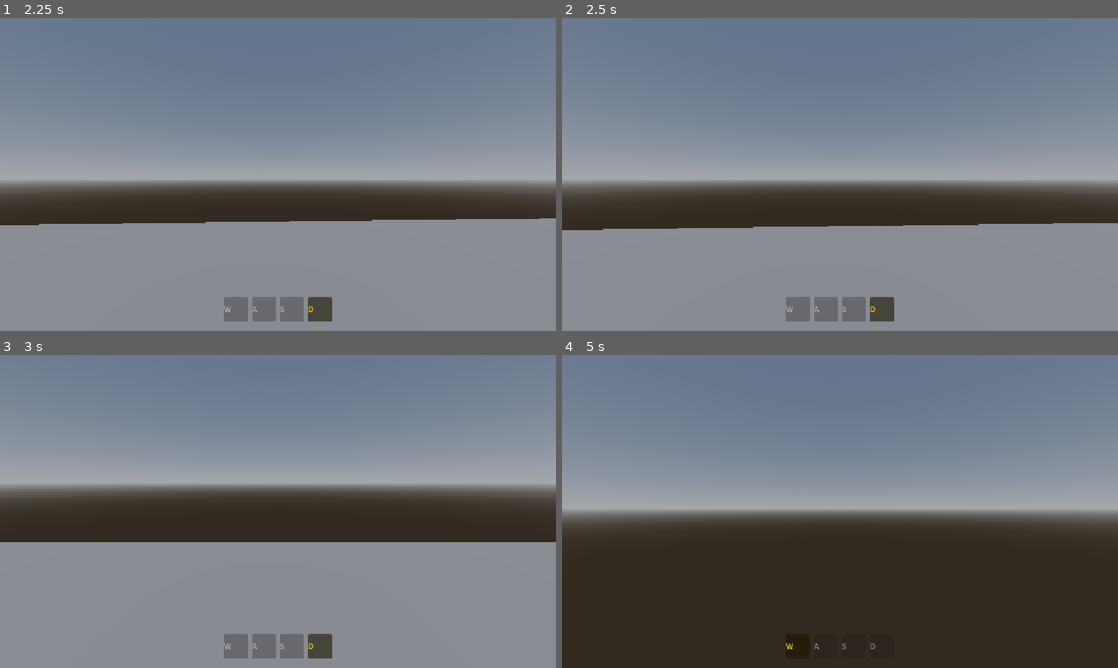
Above: before the commit, frames 1-4 (two rows, left to right).
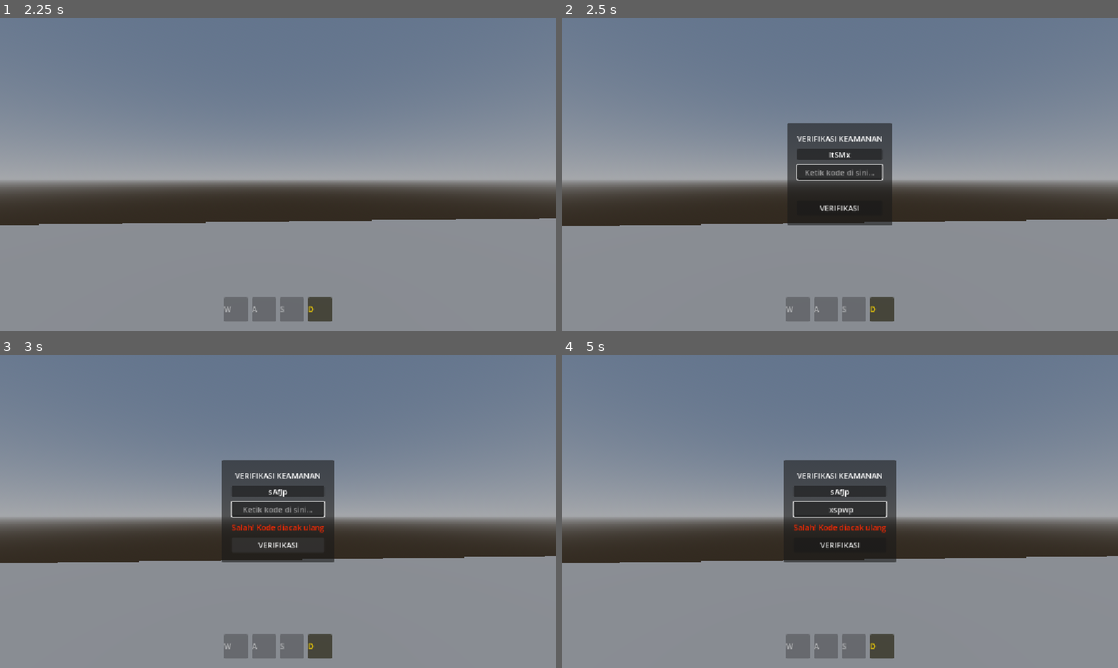
Above: after the commit, the same moments.

Repository: Fahmi-mi/my-first-rpg
Game: Godot game, scene res://src/world/test_world.tscn
The game is run twice, just before and just after one commit, with the same random seed, the same clock (stepped at 60 frames per second) and the same inputs. The project has no main scene, so this scene is started directly.
Inputs (mouse positions are in pixels of both pictures, inside the frame that each line leads up to):
- Up to frame 1 (2.25 s): tap Enter at 0.5 s; move the mouse to (305, 174) at 0.52 s; hold P (interact, bound only after the commit) 0.53-1.28 s; hold X (move_forward) from 0.53 s (still down); tap Shift (jump) at 0.77, 1.52 s; move the mouse to (250, 174) at 1.27 s; tap A (slot_a) at 1.35 s; tap P (interact, bound only after the commit) at 1.55 s; move the mouse to (289, 168) at 2.02 s; hold D (slot_d) from 2.03 s (still down)
- Up to frame 2 (2.5 s): keep holding X (move_forward); keep holding D (slot_d); tap P (interact, bound only after the commit) at 2.3 s
- Up to frame 3 (3 s): release X (move_forward) at 2.75 s; release D (slot_d) at 2.75 s; click (278, 545) at 2.75 s, where only the run after the commit has a clickable "VERIFIKASI"
- Up to frame 4 (5 s): tap Space at 3.5 s; move the mouse to (834, 517) at 3.52 s; hold X (move_forward) from 3.53 s (still down); tap S (slot_s) at 3.6 s; tap Shift (jump) at 3.77, 4.52 s; tap P (interact, bound only after the commit) at 3.8, 4.55 s; move the mouse to (878, 514) at 4.27 s; hold W (slot_w) from 4.28 s (still down)

Frame 1 is identical in both runs. In frame 2, 5.4% of the frame differs, in the area x 0-100%, y 33-68%; in frame 3, 23%; in frame 4, 43%, in the area x 0-100%, y 33-100%.

Commit message:
feat: implement random text captcha module with player input locking

Diff:
--- a/project.godot
+++ b/project.godot
@@ -76,6 +76,11 @@
 "events": [Object(InputEventKey,"resource_local_to_scene":false,"resource_name":"","device":16,"window_id":0,"alt_press …(190 unchanged characters)…
 ]
 }
+interact={
+"deadzone": 0.2,
+"events": [Object(InputEventKey,"resource_local_to_scene":false,"resource_name":"","device":16,"window_id":0,"alt_pressed":false,"shift_pressed":false,"ctrl_pressed":false,"meta_pressed":false,"pressed":false,"keycode":0,"physical_keycode":80,"key_label":0,"unicode":0,"location":0,"echo":false,"script":null)
+]
+}
 
 [physics]
 
--- a/src/entities/player/player.tscn
+++ b/src/entities/player/player.tscn
@@ -3,6 +3,7 @@
 [ext_resource type="Script" uid="uid://5kyst5yf7t4l" path="res://src/entities/player/player_controller.gd" id="1_4m8ck"]
 [ext_resource type="Script" uid="uid://cr8d614m2l6ds" path="res://src/entities/player/player_inventory.gd" id="2_vt6n5"]
 [ext_resource type="PackedScene" uid="uid://bdl2glnar40nr" path="res://src/ui/hud/inventory_hud.tscn" id="3_muk8e"]
+[ext_resource type="PackedScene" uid="uid://c5oage2p1tcm5" path="res://src/ui/captcha/captcha_popup.tscn" id="4_wrxq6"]
 
 [sub_resource type="CapsuleShape3D" id="CapsuleShape3D_w8cqn"]
 
@@ -21,3 +22,5 @@
 script = ExtResource("2_vt6n5")
 
 [node name="InventoryHUD" parent="." unique_id=1051674479 instance=ExtResource("3_muk8e")]
+
+[node name="CaptchaPopup" parent="." unique_id=866973205 instance=ExtResource("4_wrxq6")]
--- a/src/entities/player/player_controller.gd
+++ b/src/entities/player/player_controller.gd
@@ -13,13 +13,21 @@
 var target_input_dir: Vector2 = Vector2.ZERO
 var delayed_input_dir: Vector2 = Vector2.ZERO
 
+var is_locked: bool = false
+
 @onready var head: Node3D = $Head
 @onready var camera: Camera3D = $Head/Camera3D
 
 func _ready() -> void:
 	Input.set_mouse_mode(Input.MOUSE_MODE_CAPTURED)
 
+	EventBus.captcha_triggered.connect(func(): is_locked = true)
+	EventBus.captcha_resolved.connect(func(_success): is_locked = false)
+
 func _unhandled_input(event: InputEvent) -> void:
+	if is_locked:
+		return
+
 	if event is InputEventMouseMotion and Input.get_mouse_mode() == Input.MOUSE_MODE_CAPTURED:
 		rotate_y(-event.relative.x * mouse_sensitivity)
 		head.rotate_x(-event.relative.y * mouse_sensitivity)
@@ -31,9 +39,18 @@
 		else:
 			Input.set_mouse_mode(Input.MOUSE_MODE_CAPTURED)
 
+	if event.is_action_pressed("interact"):
+		EventBus.interaction_attempted.emit("test_object")
+
 func _physics_process(delta: float) -> void:
 	if not is_on_floor():
 		velocity.y -= gravity * delta
+
+	if is_locked:
+		velocity.x = move_toward(velocity.x, 0, move_speed)
+		velocity.z = move_toward(velocity.z, 0, move_speed)
+		move_and_slide()
+		return
 
 	if Input.is_action_just_pressed("jump") and is_on_floor():
 		velocity.y = jump_velocity
--- /dev/null
+++ b/src/ui/captcha/captcha_popup.gd
@@ -0,0 +1,58 @@
+extends CanvasLayer
+
+@export var trigger_chance: float = 0.5
+@export var code_length: int = 5
+
+const CHAR_POOL: String = "ABCDEFGHIJKLMNOPQRSTUVWXYZabcdefghijklmnopqrstuvwxyz23456789"
+var target_code: String = ""
+
+@onready var target_label: Label = $CenterContainer/PanelContainer/MarginContainer/VBoxContainer/CodeDisplayPanel/TargetCodeLabel
+@onready var input_line_edit: LineEdit = $CenterContainer/PanelContainer/MarginContainer/VBoxContainer/InputLineEdit
+@onready var error_label: Label = $CenterContainer/PanelContainer/MarginContainer/VBoxContainer/ErrorLabel
+@onready var submit_button: Button = $CenterContainer/PanelContainer/MarginContainer/VBoxContainer/SubmitButton
+
+func _ready() -> void:
+	hide()
+	error_label.text = ""
+
+	submit_button.pressed.connect(_verify_input)
+	input_line_edit.text_submitted.connect(func(_text): _verify_input())
+
+	EventBus.interaction_attempted.connect(_on_interaction_attempted)
+
+func _on_interaction_attempted(_interactable_name: String) -> void:
+	if visible:
+		return
+
+	if randf() <= trigger_chance:
+		show_captcha()
+
+func show_captcha() -> void:
+	_generate_new_code()
+	error_label.text = ""
+	input_line_edit.text = ""
+
+	show()
+	Input.set_mouse_mode(Input.MOUSE_MODE_VISIBLE)
+	input_line_edit.grab_focus()
+
+	EventBus.captcha_triggered.emit()
+
+func _generate_new_code() -> void:
+	target_code = ""
+	for i in range(code_length):
+		var random_index: int = randi() % CHAR_POOL.length()
+		target_code += CHAR_POOL[random_index]
+	target_label.text = target_code
+
+func _verify_input() -> void:
+	var user_input: String = input_line_edit.text.strip_edges()
+	if user_input == target_code:
+		hide()
+		Input.set_mouse_mode(Input.MOUSE_MODE_CAPTURED)
+		EventBus.captcha_resolved.emit(true)
+	else:
+		error_label.text = "Salah! Kode diacak ulang"
+		input_line_edit.text = ""
+		_generate_new_code()
+		input_line_edit.grab_focus()
--- /dev/null
+++ b/src/ui/captcha/captcha_popup.tscn
@@ -0,0 +1,57 @@
+[gd_scene format=3 uid="uid://c5oage2p1tcm5"]
+
+[ext_resource type="Script" uid="uid://b8gk4idvva0h8" path="res://src/ui/captcha/captcha_popup.gd" id="1_ldo65"]
+
+[node name="CaptchaPopup" type="CanvasLayer" unique_id=866973205]
+layer = 10
+visible = false
+script = ExtResource("1_ldo65")
+
+[node name="CenterContainer" type="CenterContainer" parent="." unique_id=2064169813]
+anchors_preset = 15
+anchor_right = 1.0
+anchor_bottom = 1.0
+grow_horizontal = 2
+grow_vertical = 2
+
+[node name="PanelContainer" type="PanelContainer" parent="CenterContainer" unique_id=1510843214]
+layout_mode = 2
+
+[node name="MarginContainer" type="MarginContainer" parent="CenterContainer/PanelContainer" unique_id=1074850085]
+layout_mode = 2
+theme_override_constants/margin_left = 20
+theme_override_constants/margin_top = 20
+theme_override_constants/margin_right = 20
+theme_override_constants/margin_bottom = 20
+
+[node name="VBoxContainer" type="VBoxContainer" parent="CenterContainer/PanelContainer/MarginContainer" unique_id=1677889202]
+layout_mode = 2
+theme_override_constants/separation = 10
+
+[node name="TitleLabel" type="Label" parent="CenterContainer/PanelContainer/MarginContainer/VBoxContainer" unique_id=1769916409]
+layout_mode = 2
+text = "VERIFIKASI KEAMANAN"
+horizontal_alignment = 1
+
+[node name="CodeDisplayPanel" type="PanelContainer" parent="CenterContainer/PanelContainer/MarginContainer/VBoxContainer" unique_id=527465109]
+layout_mode = 2
+
+[node name="TargetCodeLabel" type="Label" parent="CenterContainer/PanelContainer/MarginContainer/VBoxContainer/CodeDisplayPanel" unique_id=479083268]
+layout_mode = 2
+text = "k8X2P"
+horizontal_alignment = 1
+vertical_alignment = 1
+
+[node name="InputLineEdit" type="LineEdit" parent="CenterContainer/PanelContainer/MarginContainer/VBoxContainer" unique_id=892037951]
+layout_mode = 2
+placeholder_text = "Ketik kode di sini..."
+alignment = 1
+
+[node name="ErrorLabel" type="Label" parent="CenterContainer/PanelContainer/MarginContainer/VBoxContainer" unique_id=1478399575]
+layout_mode = 2
+theme_override_colors/font_color = Color(1, 0.15686275, 0, 1)
+horizontal_alignment = 1
+
+[node name="SubmitButton" type="Button" parent="CenterContainer/PanelContainer/MarginContainer/VBoxContainer" unique_id=1307044826]
+layout_mode = 2
+text = "VERIFIKASI"
Not shown, added: src/ui/captcha/captcha_popup.gd.uid
